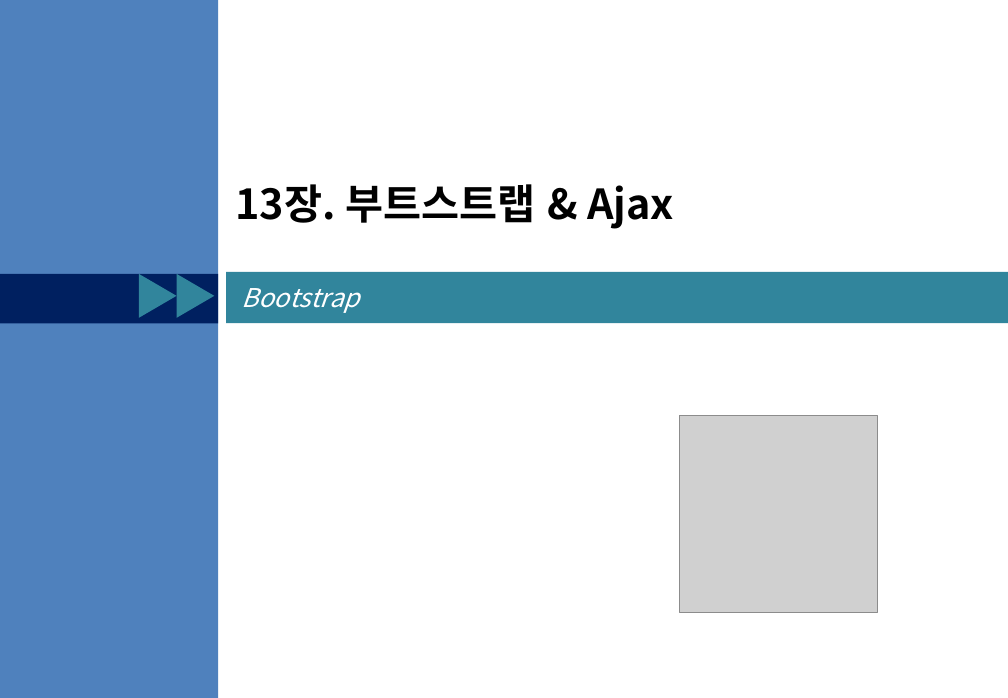
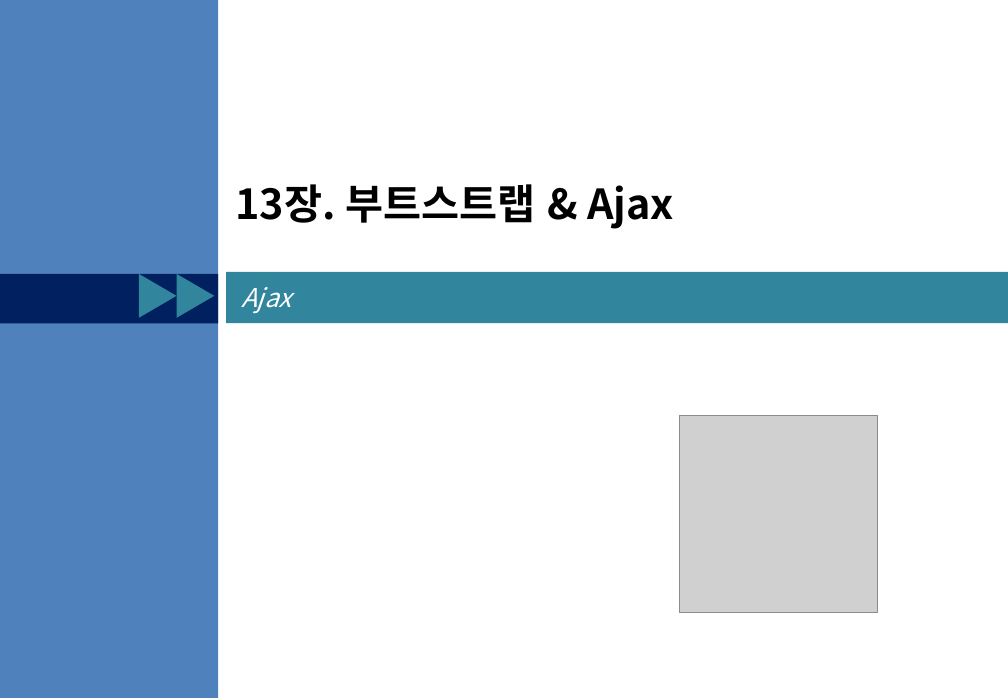
Before and after one commit to kiyongee2/green_project_web, a slide deck: slide 1 of jsp_ppt/13장. jsp - 부트스트랩(Bootstrap), Ajax.pptx. Drawn at 1008x698 pixels with LibreOffice and Linux fonts; fonts in the diff are those of the drawing; grey boxes stand for pictures. Boxes give left, top, right and bottom in pixels: in the first picture for what was removed or moved away, otherwise in the second. Text is boxed around its words. In the diff, an @@ line names an element or a change of style, - is before the commit and + after.

Commit message:
ajax

```diff
--- a/jsp_ppt/13장. jsp - 부트스트랩(Bootstrap), Ajax.pptx
+++ b/jsp_ppt/13장. jsp - 부트스트랩(Bootstrap), Ajax.pptx
@@ subtitle at box(241, 287, 291, 314): text changed @@
-Bootstrap
+Ajax
```
Also in this commit, not shown: 5 other slides changed, 3 slides added, 9 slides removed, 1 other file.
